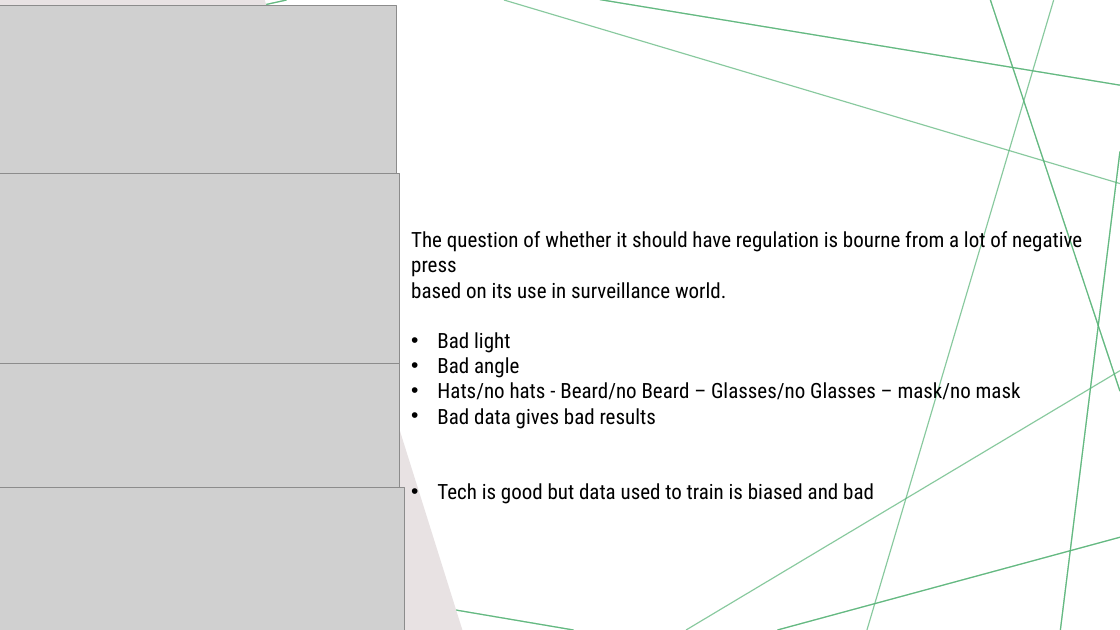
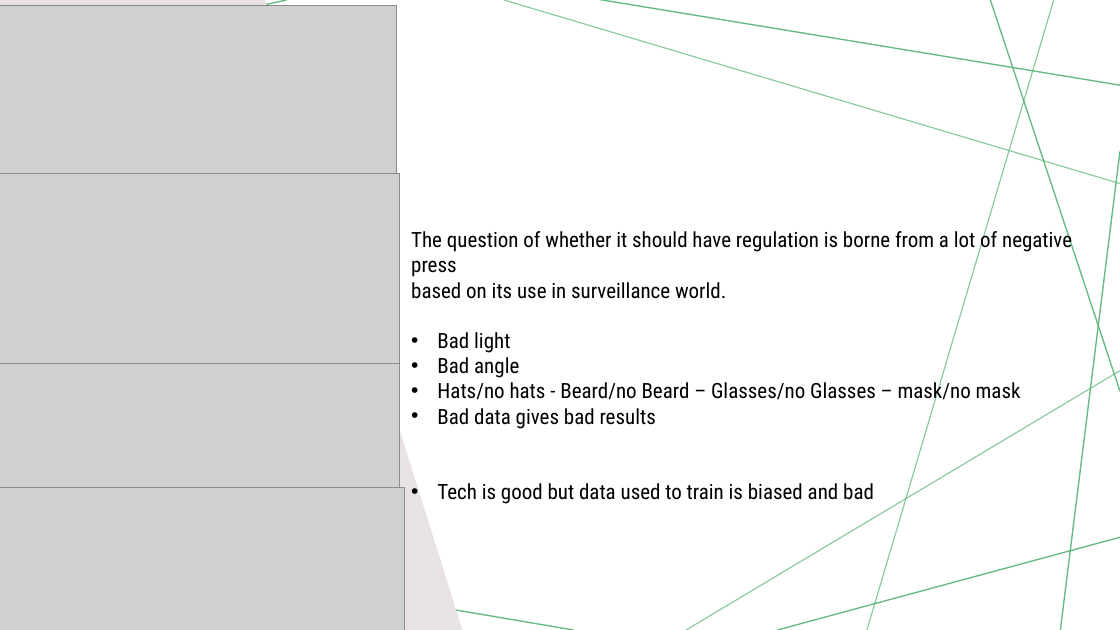
Before and after one commit to shanzaboy/codeclan_homework_shanemccourt, a slide deck: slide 3 of week_03/day_04/homework .pptx. Drawn at 1120x630 pixels with LibreOffice and Linux fonts; fonts in the diff are those of the drawing; grey boxes stand for pictures. Boxes give left, top, right and bottom in pixels: in the first picture for what was removed or moved away, otherwise in the second. Text is boxed around its words. In the diff, an @@ line names an element or a change of style, - is before the commit and + after.

Commit message:
uddate

```diff
--- a/week_03/day_04/homework .pptx
+++ b/week_03/day_04/homework .pptx
@@ text at bbox=[411, 228, 1072, 277]: text changed @@
-The question of whether it should have regulation is bourne from a lot of negative press
+The question of whether it should have regulation is borne from a lot of negative press
```
